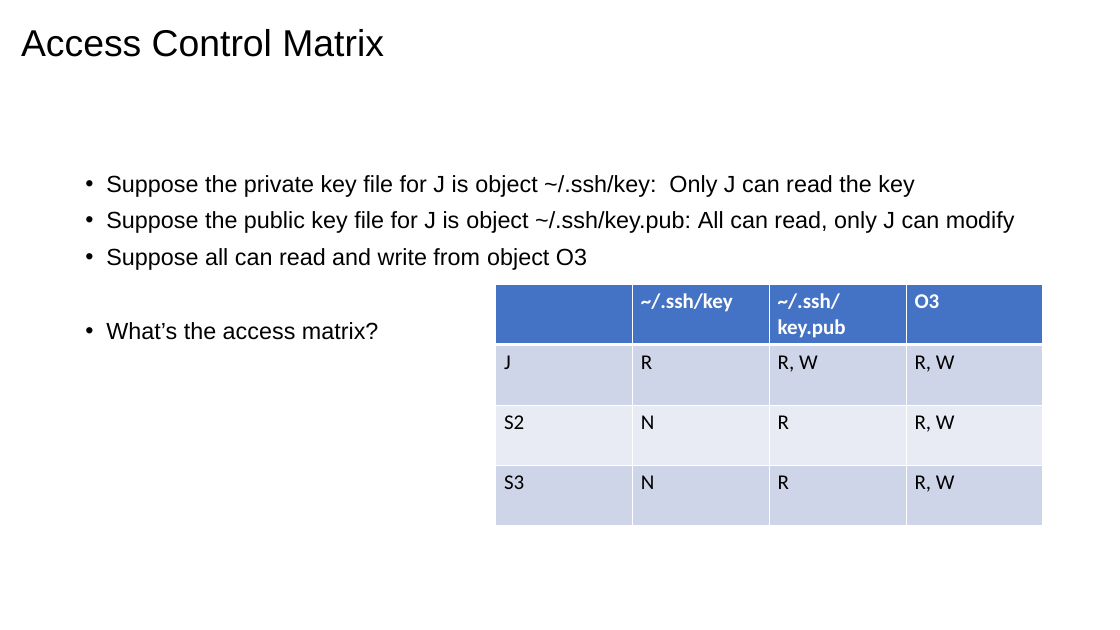
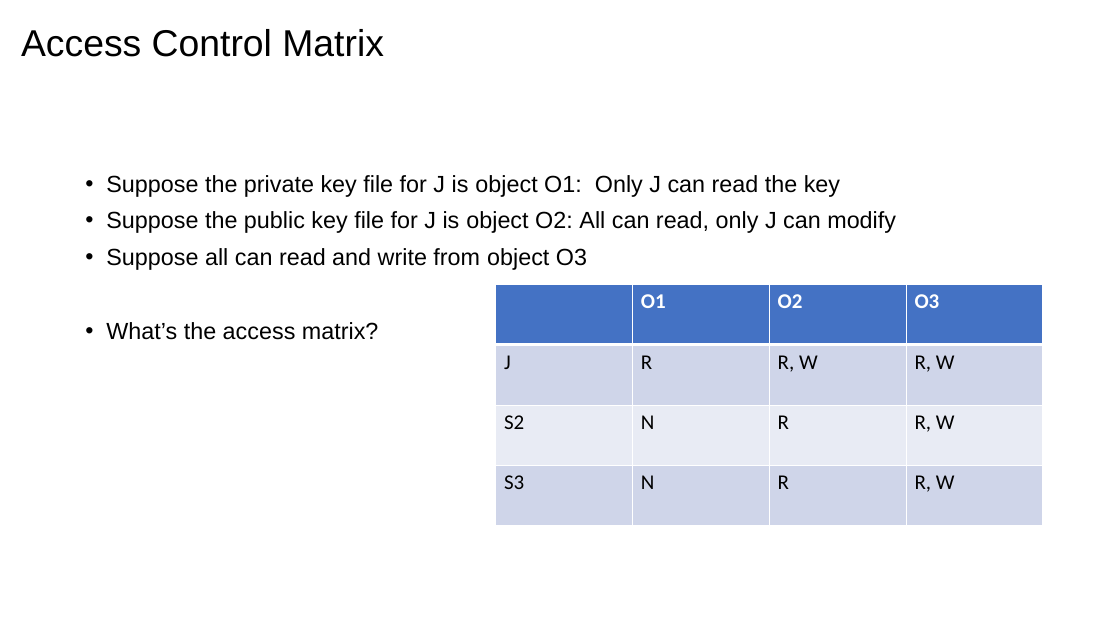
Before and after one commit to cs-uob/COMSM0049, a slide deck: slide 12 of docs/lectures/5/slides.pptx. Drawn at 1120x630 pixels with LibreOffice and Linux fonts; fonts in the diff are those of the drawing. Boxes give left, top, right and bottom in pixels: in the first picture for what was removed or moved away, otherwise in the second. Text is boxed around its words. In the diff, an @@ line names an element or a change of style, - is before the commit and + after.

Commit message:
Fixed slide

```diff
--- a/docs/lectures/5/slides.pptx
+++ b/docs/lectures/5/slides.pptx
@@ text at [106,175,896,233]: text changed @@
-• Suppose the private key file for J is object ~/.ssh/key: Only J can read the key
-• Suppose the public key file for J is object ~/.ssh/key.pub: All can read, only J can modify
+• Suppose the private key file for J is object O1: Only J can read the key
+• Suppose the public key file for J is object O2: All can read, only J can modify
@@ table at [496,285,1044,526] @@
-row 1, column 2: ~/.ssh/key
+row 1, column 2: O1
-row 1, column 3: ~/.ssh/key.pub
+row 1, column 3: O2
```
Also in this commit, not shown: 1 other file.
